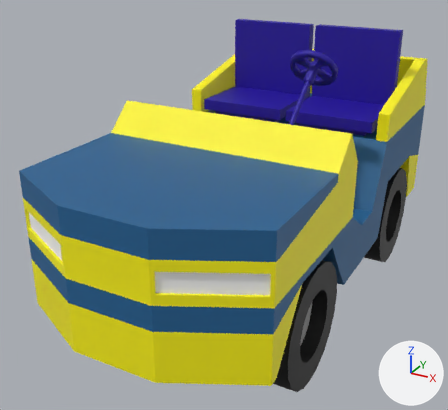
An edit to the FBX model AirportLuggerBuilds/Models/LuggerMainChassis.fbx, drawn before and after from the same camera.
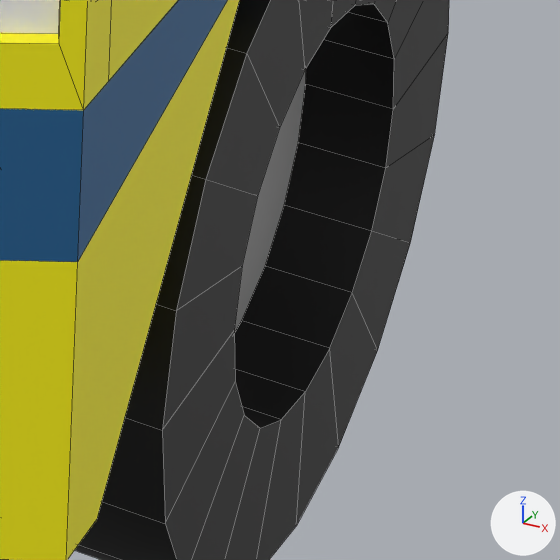
The first picture shows the older version from a 50 mm lens placed at (0.741, -1.457, 0.653), pointed at (-0.1, 0.073, -0.112). The close-ups show both versions on the part from 58% to 79% of the width and 71% to 94% of the height of that picture; other places that the commit changed are outside them. The lights are fixed; the arrows at lower right show +X, +Y and +Z. The close-ups show mesh edges as thin lines. Where no turn or scale is listed for an object, it has been applied to the vertices.

In view in the first close-up: 'EngineBay', 'FrontBumper', 'FrontGrill', 'FrontLeftWheel', 'LeftHeadLight', 'LuggerMainChassis'.
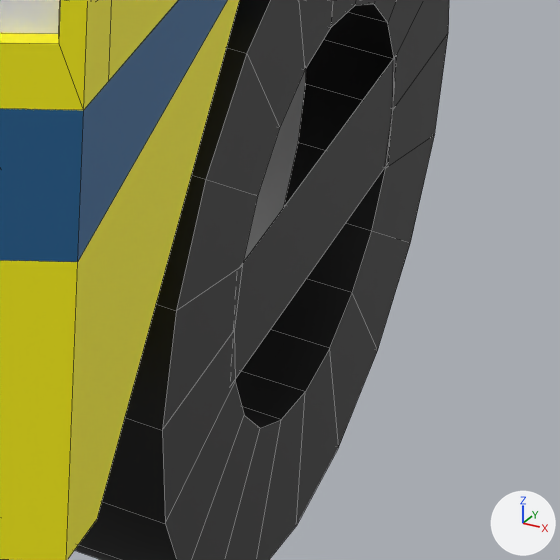
The change, as a diff of the scene's bpy script:
```diff
--- a/AirportLuggerBuilds/Models/LuggerMainChassis.fbx.py
+++ b/AirportLuggerBuilds/Models/LuggerMainChassis.fbx.py
@@ me_mesh_004 @@
 # used by ob_frontleftwheel; location = (0.2659, -0.2556, -0.2135)
 # verts and faces of me_mesh_004; kept vertices keep their numbers, new ones are numbered from 80
-me_mesh_004.from_pydata(...)  # 80 vertices, 62 faces; spans x -0.062..0.062, y -0.16..0.16, z -0.16..0.16
+me_mesh_004.from_pydata(...)  # 84 vertices, 63 faces; spans x -0.062..0.062, y -0.16..0.16, z -0.16..0.16
+# me_mesh_004 part 1
+verts[80] = (0.062, -0.089, 0.028)  # pixel (236, 271)
+verts[81] = (0.062, -0.089, -0.028)
+verts[82] = (0.062, 0.089, 0.028)  # pixel (396, 54)
+verts[83] = (0.062, 0.089, -0.028)  # pixel (388, 162)
+faces += [(80, 81, 83, 82)]
 me_mesh_004.materials.append(mat_colorpalletemat)
```

Boxes (x1, y1, x2, y2) around the edits, measured in the close-ups (560 x 560 px):
part 1 of me_mesh_004, added (black): after (234, 59, 393, 379)
